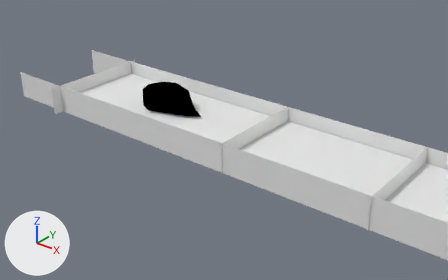
Two versions of the Blender file ridge_game.blend, one commit apart.
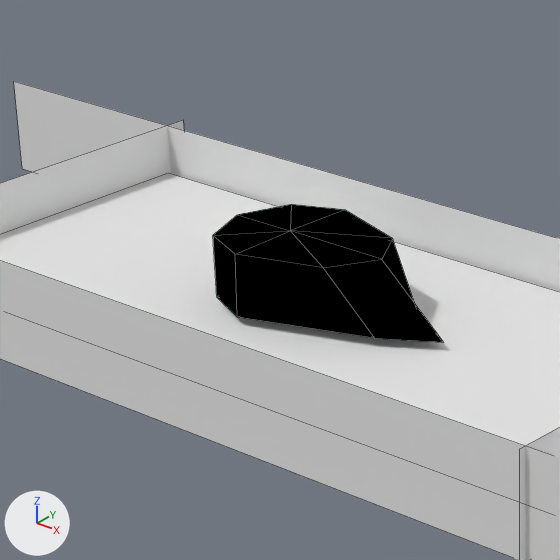
Old and new are each drawn from a 50 mm lens placed at (0.74, -29.02, 17.14), pointed at (-23.45, 1.22, -1.6) and again close up on the part from 20% to 52% of the width and 10% to 62% of the height. The lights are fixed; the arrows at lower left show +X, +Y and +Z. The close-ups show mesh edges as thin lines.

Before the edit, the objects in view are built like this:
```python
me_cylinder = bpy.data.meshes.new('Cylinder')
me_cylinder.from_pydata(...)  # 18 vertices, 24 faces; spans x -1.0..1.0, y -1.0..2.71, z -1.0..0.2
me_cylinder.materials.append(mat_material_001)  # black #000000
me_plane_002 = bpy.data.meshes.new('Plane.002')
me_plane_002.from_pydata([(-1.0, -1.0, 0.0), (1.0, -1.0, 0.0), (-1.0, 1.0, 0.0), (1.0, 1.0, 0.0)], [], [(0, 1, 3, 2)])
me_plane_002.materials.append(mat_material)  # white #e7e7e7
me_plane_008 = bpy.data.meshes.new('Plane.008')
me_plane_008.from_pydata([(-1.0, -1.0, 0.0), (1.0, -1.0, 0.0), (-1.0, 1.0, 0.0), (1.0, 1.0, 0.0)], [], [(0, 1, 3, 2)])
ob_checkpoint_1 = bpy.data.objects.new('checkpoint_1', me_plane_008)
ob_checkpoint_1.location = (-19.87, 0.08, 0.03)
ob_checkpoint_1.rotation_euler = (1.571, 0.0, 1.571)  # degrees (90, 0, 90)
ob_checkpoint_1.scale = (3.64, 1.0, 0.99)
ob_plane = bpy.data.objects.new('Plane', me_plane_002)
ob_plane.location = (0.09, 0.06, 0.03)
ob_plane.scale = (35.0, 3.47, 1.0)
ob_player = bpy.data.objects.new('Player', me_cylinder)
ob_player.location = (-28.15, 0.15, 1.2)
ob_player.rotation_euler = (0.0, 0.0, -1.571)  # degrees (0, 0, -90)
ob_player.scale = (1.42, 1.32, 1.0)
# also in view: 'Wall_2' at (-0.47, -3.43, 0.03); 'Wall_1' at (-0.47, 3.62, 0.03); 'Wall_3' at (-34.98, -0.03, 0.03)
```
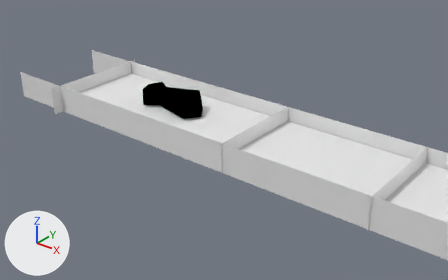
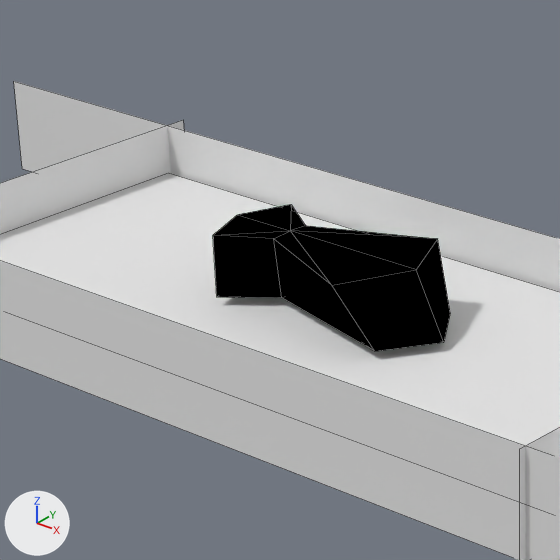
Changed parts and their boxes (x1, y1, x2, y2) in the close-ups (560 x 560 px; the box of a moved part takes in the faces that stretch with it):
'Player', reshaped (6% taller)
    before: (213, 204, 443, 342)
    after: (213, 204, 450, 351)
part 1 of me_cylinder, moved or reshaped
    before: (213, 204, 443, 342)
    after: (213, 205, 450, 351)

Diff of the bpy script that builds the scene:
```diff
--- a/ridge_game.blend.py
+++ b/ridge_game.blend.py
@@ me_cylinder @@
 me_cylinder.from_pydata(...)  # 18 vertices, 24 faces; spans x -1.0..1.0, y -1.0..2.71, z -1.0..0.2
 # used by ob_player; location = (-28.15, 0.15, 1.2); rotation_euler = (0.0, 0.0, -1.571), in degrees (0, 0, -90); scale = (1.42, 1.32, 1.0)
-me_cylinder.vertices[0].co = (0.43, 1.92, -1.0)  # pixel (374, 338)
-me_cylinder.vertices[1].co = (1.0, 0.0, -1.0)  # pixel (237, 317)
-me_cylinder.vertices[5].co = (-1.0, 0.0, -1.0)
-me_cylinder.vertices[6].co = (-0.4, 1.93, -1.0)
-me_cylinder.vertices[8].co = (0.64, 1.26, 0.2)  # pixel (323, 267)
-me_cylinder.vertices[9].co = (1.0, 0.03, 0.2)  # pixel (235, 254)
-me_cylinder.vertices[13].co = (-1.0, 0.03, 0.2)  # pixel (345, 209)
-me_cylinder.vertices[14].co = (-0.62, 1.27, 0.2)  # pixel (392, 238)
-me_cylinder.vertices[15].co = (-0.01, 1.66, 0.2)  # pixel (381, 259)
-me_cylinder.vertices[16].co = (0.0, 0.0, -1.0)
+# me_cylinder part 1
+me_cylinder.vertices[0].co = (0.72, 2.19, -1.0)  # pixel (374, 351)
+me_cylinder.vertices[1].co = (0.2, 0.0, -1.0)  # pixel (281, 297)
+me_cylinder.vertices[5].co = (-0.23, 0.0, -1.0)
+me_cylinder.vertices[6].co = (-0.76, 2.14, -1.0)  # pixel (450, 312)
+me_cylinder.vertices[8].co = (0.99, 1.76, 0.2)  # pixel (331, 285)
+me_cylinder.vertices[9].co = (0.32, 0.03, 0.2)  # pixel (273, 238)
+me_cylinder.vertices[13].co = (-0.26, 0.03, 0.2)  # pixel (305, 225)
+me_cylinder.vertices[14].co = (-0.95, 1.76, 0.2)  # pixel (437, 238)
+me_cylinder.vertices[15].co = (-0.01, 2.26, 0.2)  # pixel (416, 269)
+me_cylinder.vertices[16].co = (0.01, 0.0, -1.0)
 me_cylinder.materials.append(mat_material_001)
```
